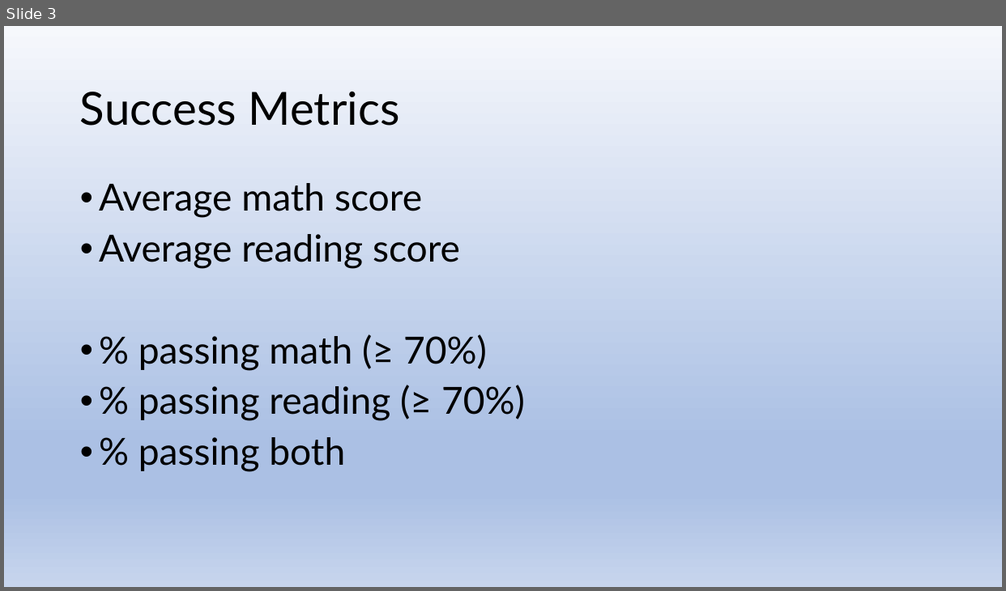
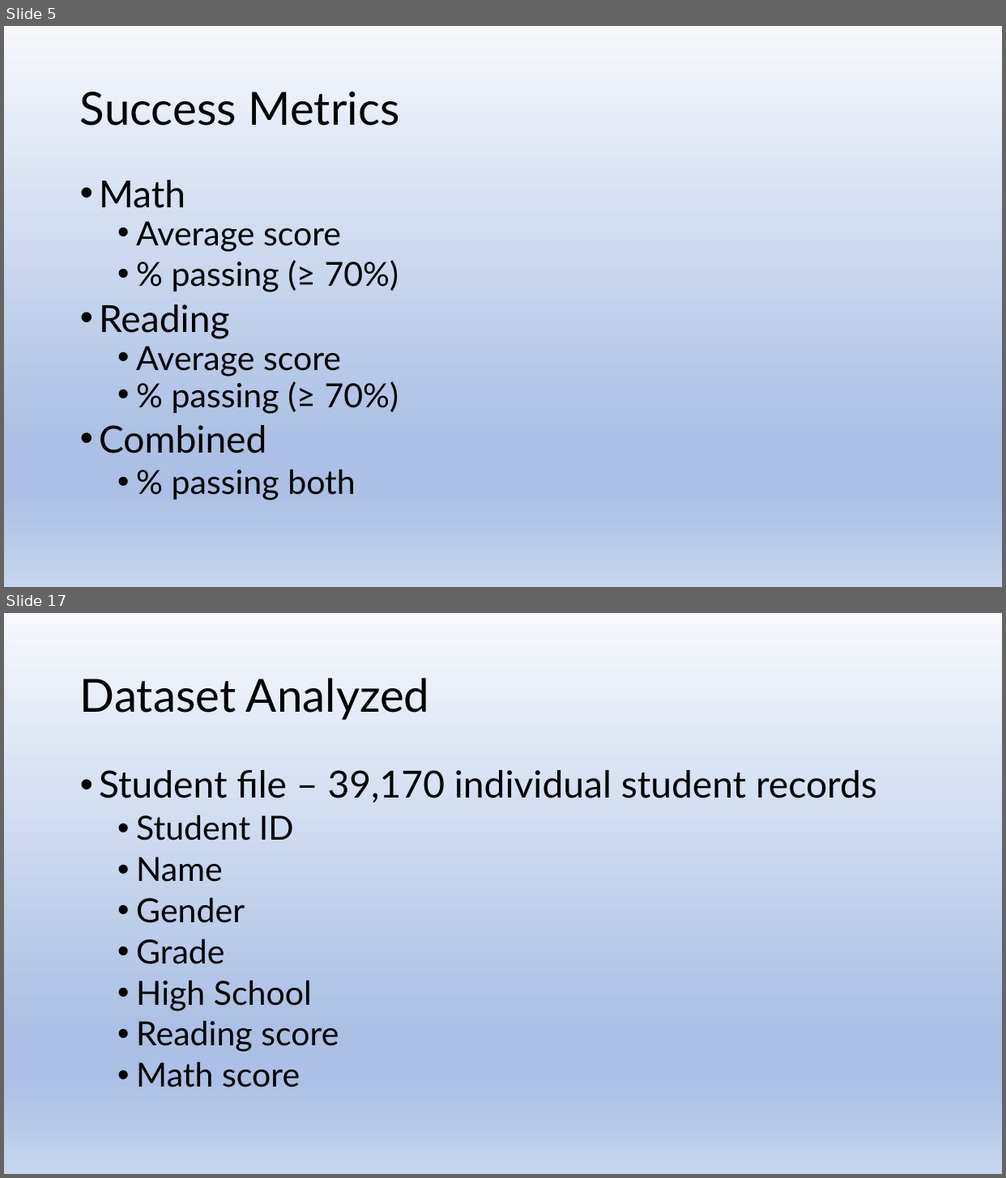
Before and after one commit to js816/tableau_school_district_analysis, a slide deck: School District Analysis.pptx. Shown one above the other, each under a label of ours: slide 3 before the commit, slides 5 and 17 after it; the slides between them are not shown. The pictures are 1006x591 and 1006x1178 pixels, drawn with LibreOffice and Linux fonts; fonts in the diff are those of the drawing. Boxes give left, top, right and bottom in pixels: in the first picture for what was removed or moved away, otherwise in the second. Text is boxed around its words. In the diff, an @@ line names an element or a change of style, - is before the commit and + after.

```diff
--- a/School District Analysis.pptx
+++ b/School District Analysis.pptx
@@ slide 17 added at (x1=4, y1=613, x2=1002, y2=1174), background gradient #F6F8FC to #ABC0E4 to #C7D5ED @@
@@ title added at (x1=80, y1=678, x2=430, y2=720), 44 pt, text #000000 @@
+Dataset Analyzed
@@ text added at (x1=99, y1=770, x2=877, y2=1088), 32 pt, text #000000 @@
+• Student file – 39,170 individual student records
+  • Student ID
+  • Name
+  • Gender
+  • Grade
+  • High School
+  • Reading score
+  • Math score
@@ what was slide 3 is now slide 5 @@
@@ slide 5 changed as well @@
@@ text at (x1=99, y1=180, x2=399, y2=454): text changed; size 36 to 32 pt @@
-• Average math score
-• Average reading score
-• % passing math (≥ 70%)
-• % passing reading (≥ 70%)
+• Math
+  • Average score
+  • % passing (≥ 70%)
+• Reading
+  • Average score
+  • % passing (≥ 70%)
+• Combined
@@ text at (x1=172, y1=469, x2=356, y2=500): size 36 to 32 pt in "% passing both"; list level 1 to 2 in "% passing both" @@
```
Also in this commit, not shown: 4 other slides changed, 20 other slides added, 1 slide removed, 1 other file.
